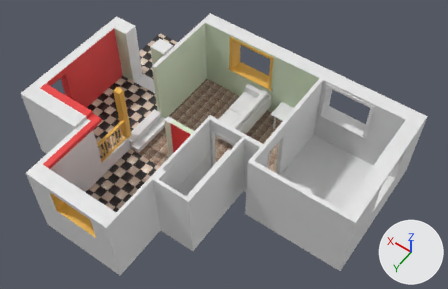
What one commit did to the Blender file ibud.blend.
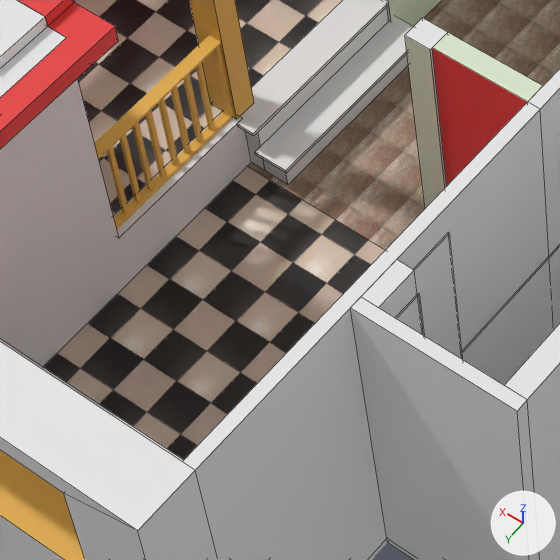
Old and new are each drawn whole from a 50 mm camera at (-7.04, 11.94, 15.3) aimed at (-0.73, 3.1, 1.41) and again close up on the part from 17% to 44% of the width and 39% to 81% of the height. Every picture has the same lights, and +X, +Y and +Z are marked at lower right. The close-ups show mesh edges as thin lines.
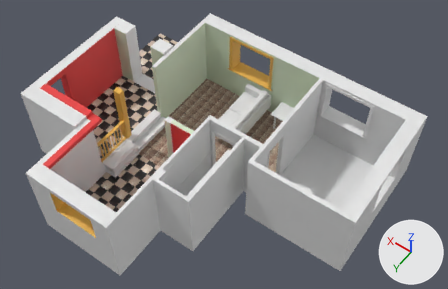
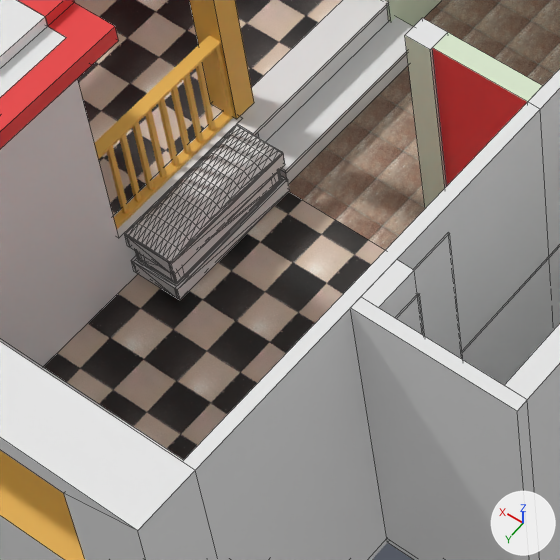
The change, as JSON lines over the scene's bpy script:
```json
{"op": "add", "block": "me_kassi", "code": ["me_kassi = bpy.data.meshes.new('kassi')", "me_kassi.from_pydata(...)  # 340 vertices, 580 faces; spans x -0.55..0.55, y -0.4..0.0, z -0.4..0.143"]}
{"op": "add", "block": "ob_kassi", "code": ["ob_kassi = bpy.data.objects.new('kassi', me_kassi)", "ob_kassi.location = (1.786, 4.598, 0.401)", "ob_kassi.rotation_euler = (0.0, 0.0, 1.571)  # degrees (0, 0, 90)"]}
```

Location of each change, (x1, y1, x2, y2) in pixels of the close-ups (560 x 560 px):
```json
{"object": "kassi", "change": "added", "after": [124, 125, 290, 300]}
```
